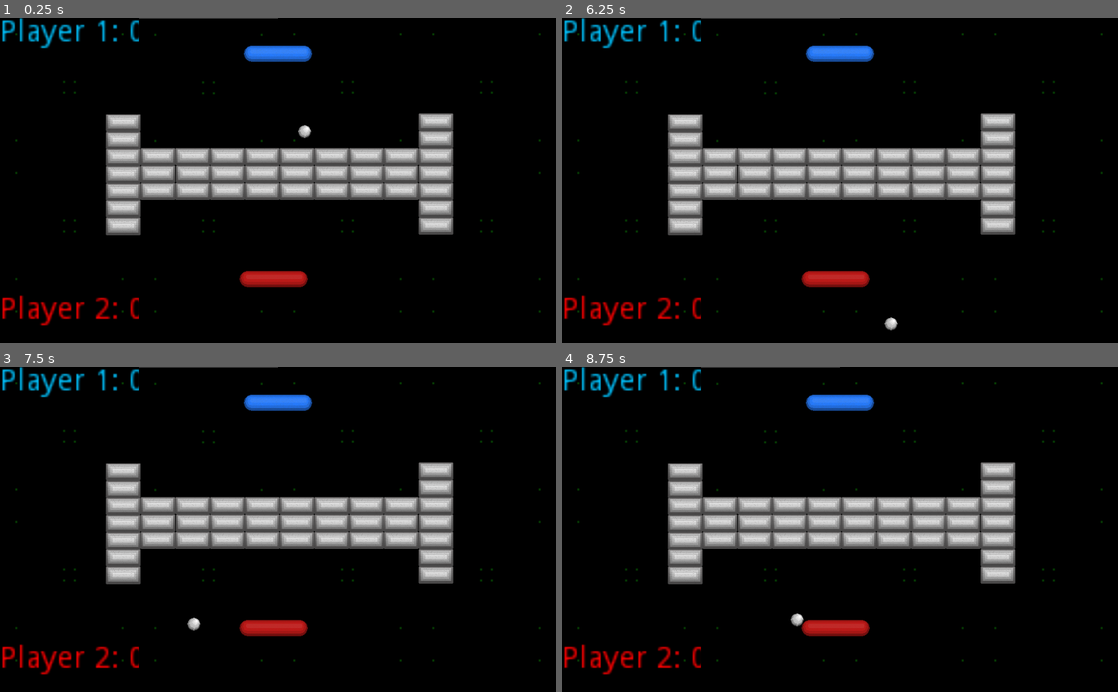
Above: before the commit, frames 1-4 (two rows, left to right).
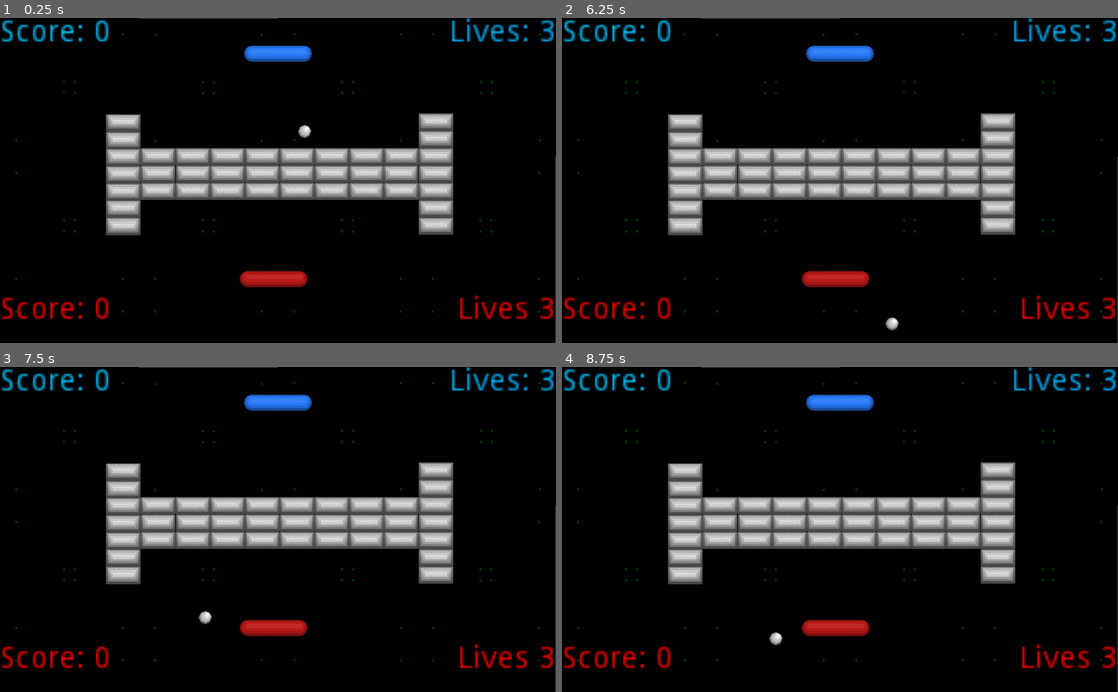
Above: after the commit, the same moments.

Repository: hiniko/BreakoutVs
Game: Godot game, scene res://Scenes/TestArena.tscn
Same seed, same stepped clock (60 frames per second), same inputs: the game is played once before the commit and once after it.
Inputs:
- Up to frame 1 (0.25 s): no input
- Up to frame 2 (6.25 s): no input
- Up to frame 3 (7.5 s): no input
- Up to frame 4 (8.75 s): no input

The runs differ from the first frame. In frame 1, 2.6% of the frame differs, in the area x 0-100%, y 0-100%; in frame 2, 2.7%; in frame 3, 2.8%; in frame 4, 2.8%.

Commit message:
Lives label functionality

Diff:
--- a/BreakoutVs/Scenes/TestArena.tscn
+++ b/BreakoutVs/Scenes/TestArena.tscn
@@ -17,14 +17,14 @@
 scale = Vector2( 4, 4 )
 texture = ExtResource( 8 )
 
-[node name="Player1_counter" type="Label" parent="Background/BackgroundTile"]
+[node name="player1ScoreCounter" type="Label" parent="Background/BackgroundTile"]
 margin_left = -32.0
 margin_top = -32.0
 margin_right = 39.0
 margin_bottom = -18.0
 theme = SubResource( 1 )
 custom_colors/font_color = Color( 0, 0.764706, 1, 1 )
-text = "Player 1: 0 "
+text = "Score: 0 "
 valign = 1
 __meta__ = {
 "_edit_use_anchors_": false
@@ -66,13 +66,13 @@
 texture = ExtResource( 8 )
 offset = Vector2( 0, 128 )
 
-[node name="Player2_counter" type="Label" parent="Background/BackgroundTile7"]
+[node name="player2ScoreCounter" type="Label" parent="Background/BackgroundTile7"]
 margin_left = -32.0
 margin_top = 96.0
 margin_right = 35.0
 margin_bottom = 110.0
 custom_colors/font_color = Color( 1, 0, 0, 1 )
-text = "Player 2: 0"
+text = "Score: 0"
 __meta__ = {
 "_edit_use_anchors_": false
 }
@@ -94,17 +94,43 @@
 scale = Vector2( 4, 4 )
 texture = ExtResource( 8 )
 
+[node name="player1LivesCounter" type="Label" parent="Background/BackgroundTile10"]
+anchor_left = 1.0
+anchor_right = 1.0
+margin_left = -81.0
+margin_top = -32.0
+margin_right = -32.0
+margin_bottom = -18.0
+custom_colors/font_color = Color( 0, 0.709804, 1, 1 )
+text = "Lives: 3"
+__meta__ = {
+"_edit_use_anchors_": false
+}
+
 [node name="BackgroundTile13" type="Sprite" parent="Background"]
-position = Vector2( 896, 128 )
+position = Vector2( 894.989, 128 )
 scale = Vector2( 4, 4 )
 texture = ExtResource( 8 )
 offset = Vector2( 0, 64 )
 
 [node name="BackgroundTile16" type="Sprite" parent="Background"]
-position = Vector2( 896, 128 )
+position = Vector2( 894.989, 128 )
 scale = Vector2( 4, 4 )
 texture = ExtResource( 8 )
 offset = Vector2( 0, 128 )
+
+[node name="player2LivesCounter" type="Label" parent="Background/BackgroundTile16"]
+anchor_left = 1.0
+anchor_right = 1.0
+margin_left = -77.0
+margin_top = 96.0
+margin_right = -32.0
+margin_bottom = 110.0
+custom_colors/font_color = Color( 1, 0, 0, 1 )
+text = "Lives 3"
+__meta__ = {
+"_edit_use_anchors_": false
+}
 
 [node name="Bricks" type="Node" parent="."]
 
@@ -243,7 +269,7 @@
 scale = Vector2( 2, 53 )
 
 [node name="Wall4" parent="Walls" instance=ExtResource( 3 )]
-position = Vector2( 511.46, 620.504 )
+position = Vector2( 510.449, 620.504 )
 rotation = 1.57079
 scale = Vector2( 2, 53 )
 
--- a/BreakoutVs/Src/Ball.gd
+++ b/BreakoutVs/Src/Ball.gd
@@ -1,16 +1,11 @@
-tool
+extends KinematicBody2D
 
-extends KinematicBody2D
 
 var velocity = Vector2(200,200)
 # Called when the node enters the scene tree for the first time.
 func _ready():
-	add_to_group("balls")
-
+	pass # Replace with function body.
 func _physics_process(delta):
-	if(Engine.editor_hint):
-		return
-
 	var collision_info = move_and_collide(velocity*delta)
 	if collision_info:
 		velocity = velocity.bounce(collision_info.normal)
--- a/BreakoutVs/TestArena.gd
+++ b/BreakoutVs/TestArena.gd
@@ -5,9 +5,19 @@
 
 var player1Score = 0
 var player2Score = 0
+var player1Lives = 3
+var player2Lives = 3
 
-func coin_counter():
+func playerScore():
 	player1Score += 1
-	$Player1_counter.text = str(player1Score)
+	$player1ScoreCounter.text = str(player1Score)
 	player2Score += 1
-	$Player2_counter.text = str(player2Score)
+	$player2ScoreCounter.text = str(player2Score)
+
+func playerLives():
+	player1Lives -= 1
+	$player1LivesCounter.text = str(player1Lives)
+	player2Lives -= 1
+	$player2ivesCounter.text = str(player2Lives)
+#	if lives == 0
+#	display "game over"
